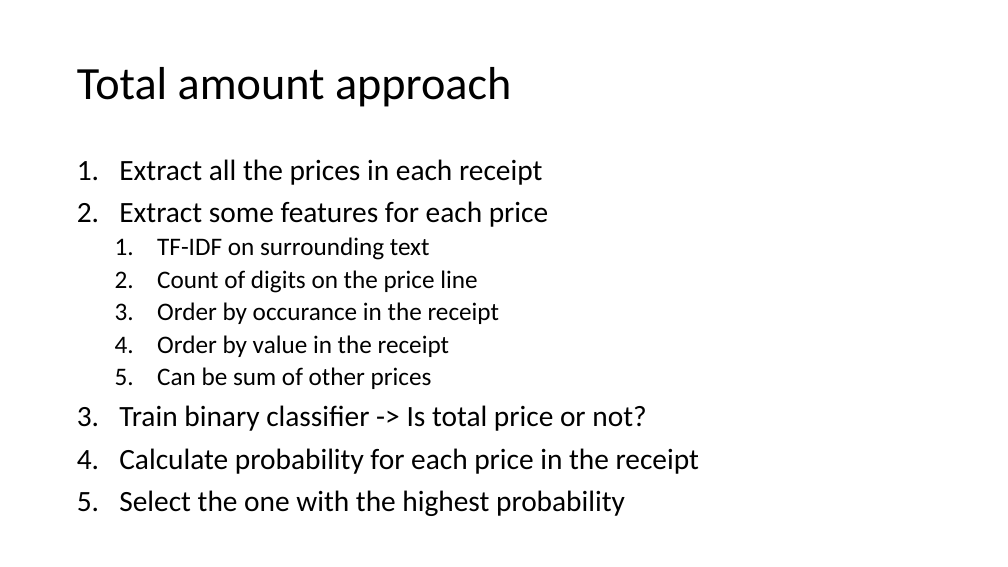
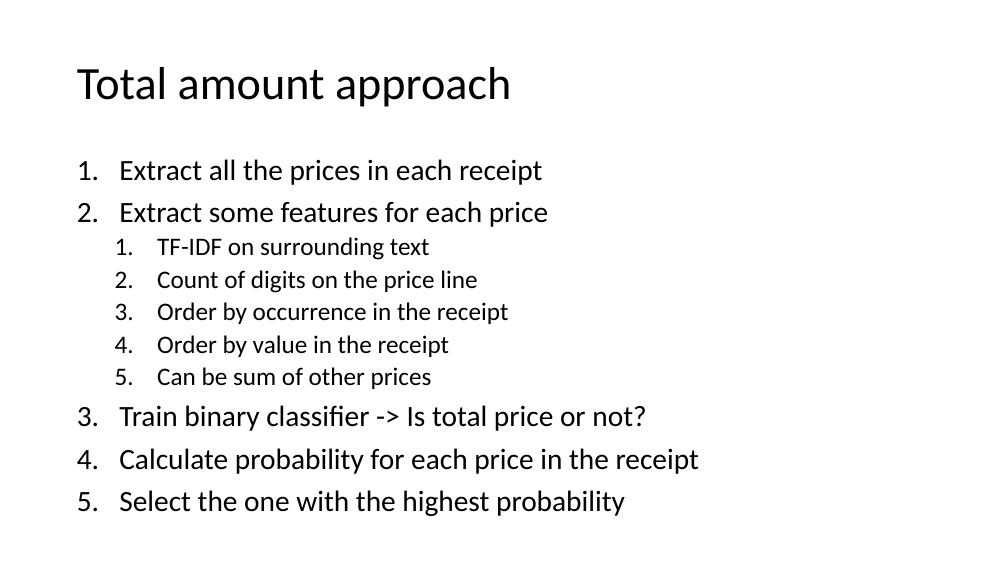
Before and after one commit to v-zmiycharov/datathon-receipt-bank, a slide deck: slide 3 of Bankers.pptx. Drawn at 1008x567 pixels with LibreOffice and Linux fonts; fonts in the diff are those of the drawing. Boxes give left, top, right and bottom in pixels: in the first picture for what was removed or moved away, otherwise in the second. Text is boxed around its words. In the diff, an @@ line names an element or a change of style, - is before the commit and + after.

Commit message:
Finish the presentation

```diff
--- a/Bankers.pptx
+++ b/Bankers.pptx
@@ text at [157,302,508,324]: text changed @@
-  3. Order by occurance in the receipt
+  3. Order by occurrence in the receipt
```
Also in this commit, not shown: 1 other slide changed, 2 slides added, 1 slide removed.
